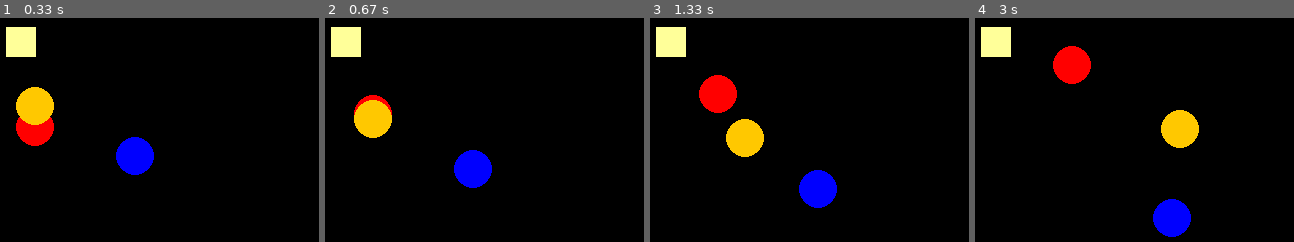
Above: before the commit, frames 1-4 (left to right).
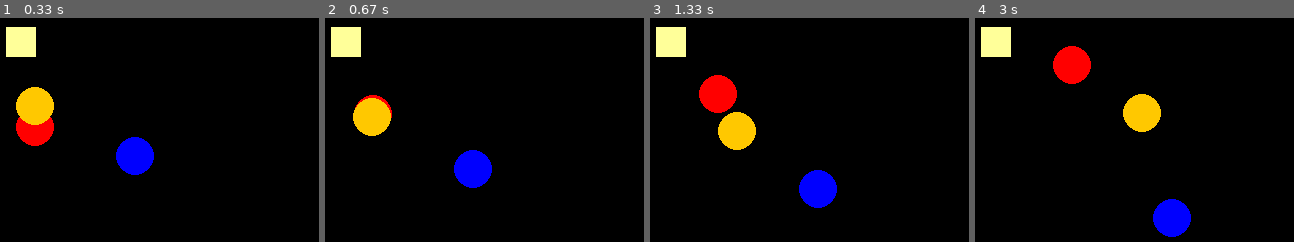
Above: after the commit, the same moments.

Repository: chauncy-crib/tagprobot-ml
Game: pygame game, started from python/main.py
Two runs of this game, one before a commit and one after it. Both use one fixed random seed, a clock stepped at 60 frames per second and the inputs below.
Inputs:
- Up to frame 1 (0.33 s): no input
- Up to frame 2 (0.67 s): tap Space at 0.33 s
- Up to frame 3 (1.33 s): hold Right 0.67-1.13 s; tap Space at 0.73, 1.03, 1.23 s; hold Up from 1.17 s (still down)
- Up to frame 4 (3 s): release Up at 1.47 s; hold Right 1.5-1.97 s; tap Space at 1.57, 1.87, 2.07, 2.37, 2.63, 2.97 s; hold Left 2-2.53 s; hold Down 2.57-2.87 s; hold Left from 2.9 s (still down)

Frame 1 is identical in both runs. In frame 2, 0.2% of the frame differs, in the area x 8-22%, y 35-54%; in frame 3, 1.1%; in frame 4, 3.1%, in the area x 46-71%, y 33-59%.

Commit message:
Initial heuristics

Diff:
--- a/python/input/input.py
+++ b/python/input/input.py
@@ -1,22 +1,28 @@
+from dataclasses import dataclass
+import pygame
+import random
+from uuid import UUID
 from typing import Dict
-from dataclasses import dataclass
-from uuid import UUID
-
-import pygame
 
 
 @dataclass(frozen=True)
 class Keys:
-    left_pressed: bool
-    right_pressed: bool
-    up_pressed: bool
-    down_pressed: bool
+    left_pressed: bool = False
+    right_pressed: bool = False
+    up_pressed: bool = False
+    down_pressed: bool = False
 
     @staticmethod
     def from_pygame_pressed(pyg_keys) -> 'Keys':
         return Keys(pyg_keys[pygame.K_LEFT], pyg_keys[pygame.K_RIGHT],
                     pyg_keys[pygame.K_UP], pyg_keys[pygame.K_DOWN])
 
+    @staticmethod
+    def random_keys() -> 'Keys':
+        press_left = bool(random.getrandbits(1))
+        press_up = bool(random.getrandbits(1))
+        return Keys(press_left, not press_left, press_up, not press_up)
+
 
 @dataclass(frozen=True)
 class Input:
--- a/python/main.py
+++ b/python/main.py
@@ -1,11 +1,16 @@
+import utils.silent_pygame  # noqa: F401
 import pygame
+
+import copy
 from uuid import uuid4
 
+from state.state import State
+from state.flag import Flag
 from state.ball import Ball, Team
-from state.flag import Flag
-from state.state import State
 
 from input.input import Keys, Input
+
+import state.heuristic_scores as score
 
 
 def main():
@@ -27,11 +32,26 @@
         for event in pygame.event.get():
             if event.type == pygame.QUIT:
                 done = True
-        current_input = Input({ego_ball.id: Keys.from_pygame_pressed(pygame.key.get_pressed())})
 
         screen.fill((0, 0, 0))
         clock.tick(60)  # tagpro runs at 60hz
         delta_t_ms: int = clock.get_time()
+
+        pygame_pressed = pygame.key.get_pressed()
+        if pygame_pressed[pygame.K_SPACE]:
+            current_input = Input({ego_ball.id: Keys()})
+            current_score = score.naive_ego_to_flag(world_state)
+            possible_keys = Keys.random_keys()
+            future_ball = ego_ball.simulate_input(possible_keys)
+            future_ball.update(delta_t_ms)  # todo this seems wrong
+            possible_world = copy.deepcopy(world_state)
+            possible_world.balls[ego_ball.id] = future_ball
+            possible_score = score.naive_ego_to_flag(possible_world)
+            if possible_score > current_score:
+                current_input = Input({ego_ball.id: possible_keys})
+        else:
+            current_input = Input({ego_ball.id: Keys.from_pygame_pressed(pygame_pressed)})
+
         world_state.handle_input(current_input)
         world_state.next_state(delta_t_ms)
         world_state.draw(screen)
--- a/python/state/ball.py
+++ b/python/state/ball.py
@@ -1,11 +1,13 @@
+import copy
+from dataclasses import dataclass
 from enum import Enum
 import pygame
+from typing import Tuple
 from uuid import UUID
-from dataclasses import dataclass
 
+from utils.math import clamp
+from input.input import Keys
 from visualization.shape import Shape
-from input.input import Keys
-from utils.math import clamp
 
 radius: int = 19  # pixels
 max_speed: float = 250  # pixels / second
@@ -39,6 +41,10 @@
     has_rb: bool = False
     has_tp: bool = False
 
+    on_team_tile: bool = False
+
+    radius: int = radius
+
     def get_shape(self):
         if self.team is Team.EGO:
             color = (255, 200, 0)
@@ -60,8 +66,17 @@
         return False
 
     def handle_input(self, keypresses: Keys) -> None:
-        self.ax = self._accel_from_input(keypresses.left_pressed, keypresses.right_pressed)
-        self.ay = self._accel_from_input(keypresses.up_pressed, keypresses.down_pressed)
+        self.ax, self.ay = self.accels_from_input(keypresses)
+
+    def simulate_input(self, keypresses: Keys) -> 'Ball':
+        future_ball = copy.deepcopy(self)
+        self.ax, self.ay = self.accels_from_input(keypresses)
+        return future_ball
+
+    def accels_from_input(self, keypresses: Keys) -> Tuple[int, int]:
+        ax = self._accel_from_input(keypresses.left_pressed, keypresses.right_pressed)
+        ay = self._accel_from_input(keypresses.up_pressed, keypresses.down_pressed)
+        return (ax, ay)
 
     def _accel_from_input(self, negative_dir_pressed: bool, positive_dir_pressed: bool) -> int:
         if positive_dir_pressed == negative_dir_pressed:
@@ -77,18 +92,21 @@
         return int(accel)
 
     def update(self, dt: int) -> None:
+        self.on_team_tile = self.is_on_team_tile(None)
+        self.x, self.y, self.vx, self.vy = self.simulate_update(dt)
+
+    def simulate_update(self, dt: int) -> Tuple[float, float, float, float]:
         """
         :param int dt: time elapsed in milliseconds
         See https://www.reddit.com/r/TagPro/wiki/physics for details on physics rules.
         """
-        self.apply_accels(dt)
-        self.move(dt)
+        max_vel = max_speed if not self.on_team_tile else max_speed * 2.0
+        vx = self.vx + clamp((self.ax - self.vx * damping_coefficient)
+                             * dt * 0.001, -max_vel, max_vel)
+        vy = self.vy + clamp((self.ay - self.vy * damping_coefficient)
+                             * dt * 0.001, -max_vel, max_vel)
 
-    def apply_accels(self, dt: int) -> None:
-        max_vel = max_speed if not self.is_on_team_tile(None) else max_speed * 2.0
-        self.vx += clamp((self.ax - self.vx * damping_coefficient) * dt * 0.001, -max_vel, max_vel)
-        self.vy += clamp((self.ay - self.vy * damping_coefficient) * dt * 0.001, -max_vel, max_vel)
+        x = self.x + vx * dt * 0.001
+        y = self.y + vy * dt * 0.001
 
-    def move(self, dt: int) -> None:
-        self.x += self.vx * dt * 0.001
-        self.y += self.vy * dt * 0.001
+        return (x, y, vx, vy)
--- a/python/state/flag.py
+++ b/python/state/flag.py
@@ -1,7 +1,9 @@
+from dataclasses import dataclass
 import pygame
-from dataclasses import dataclass
+
 from visualization.shape import Shape
 
+radius = 15
 side_length = 30
 color = (255, 255, 153)
 
@@ -10,6 +12,7 @@
 class Flag(Shape):
     x: int
     y: int
+    radius: int = radius
 
     def get_shape(self):
         return (pygame.draw.rect, color,
--- /dev/null
+++ b/python/state/heuristic_scores.py
@@ -0,0 +1,23 @@
+from uuid import UUID
+
+from utils import math
+
+from state.state import State
+from state.ball import Team
+
+
+def naive_ego_to_flag(state: State) -> float:
+    ego_ball = next(ball for ball in state.balls.values() if ball.team == Team.EGO)
+
+    combined_radius = ego_ball.radius + state.flag.radius
+    flag_ego_sq_dist = math.sq_dist(ego_ball.x, ego_ball.y, state.flag.x, state.flag.y)
+    return max(0, flag_ego_sq_dist - combined_radius)
+
+
+def naive_ego_to_ball(state: State, target_ball_id: UUID) -> float:
+    ego_ball = next(ball for ball in state.balls.values() if ball.team == Team.EGO)
+    target_ball = next(ball for ball in state.balls.values() if ball.id == target_ball_id)
+
+    combined_radius = ego_ball.radius + target_ball.radius
+    target_ego_sq_dist = math.sq_dist(ego_ball.x, ego_ball.y, target_ball.x, target_ball.y)
+    return max(0, target_ego_sq_dist - combined_radius)
--- a/python/state/state.py
+++ b/python/state/state.py
@@ -1,6 +1,5 @@
 from typing import Dict, List
 from uuid import UUID
-from dataclasses import dataclass
 
 from visualization.drawable import Drawable
 from input.input import Input
@@ -8,11 +7,13 @@
 from .flag import Flag
 
 
-@dataclass
 class State(Drawable):
     def __init__(self, balls: List[Ball], flag: Flag):
         self.flag = flag
         self.balls: Dict[UUID, Ball] = {b.id: b for b in balls}
+        self.friendly_score = 0
+        self.enemy_score = 0
+
         num_foe_balls = sum(1 for b in balls if b.team is Team.FOE)
         num_friendly_balls = sum(1 for b in balls if b.team is Team.FRIEND)
         num_ego_balls = sum(1 for b in balls if b.team is Team.EGO)
--- a/python/utils/math.py
+++ b/python/utils/math.py
@@ -1,2 +1,13 @@
+import math
+
+
 def clamp(num, range_min, range_max):
     return max(min(num, range_max), range_min)
+
+
+def sq_dist(x1: float, y1: float, x2: float, y2: float) -> float:
+    return (x2 - x1)*(x2 - x1) + (y2 - y1)*(y2 - y1)
+
+
+def dist(x1: float, y1: float, x2: float, y2: float) -> float:
+    return math.sqrt(sq_dist(x1, y1, x2, y2))
--- /dev/null
+++ b/python/utils/silent_pygame.py
@@ -0,0 +1,3 @@
+import os
+
+os.environ['PYGAME_HIDE_SUPPORT_PROMPT'] = "should_hide"
Not shown, changed: python/build
